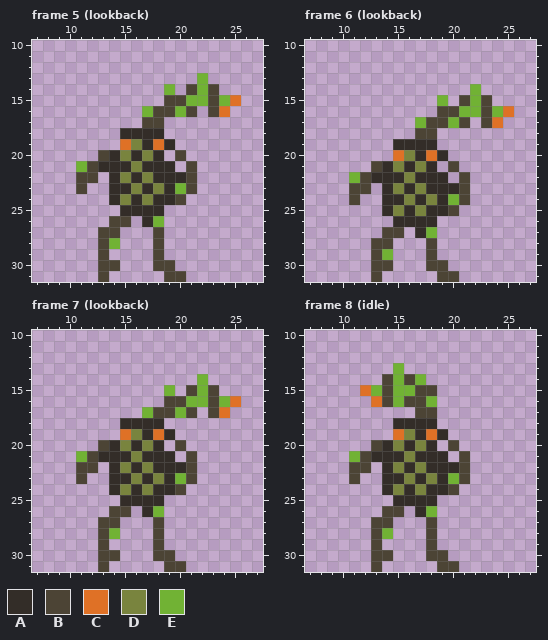
Two versions of one pixel-art file, assets/mvania19/soldierorange.aseprite. The picture above is the old version.
32x32 pixels, 8 frames. Shown: frame 5 (lookback): x 7..27, y 10..31; frame 6 (lookback): x 7..27, y 10..31; frame 7 (lookback): x 7..27, y 10..31; frame 8 (idle): x 7..27, y 10..31. The commit also changed other frames, which this record leaves out.
Palette (. is transparent): A #332d28  B #4c4435  C #df7126  D #79843e  E #71b234
Pixels before, frame 5 (lookback), first column x 11:
13 ...........E...
14 ........E.BEB..
15 ........BBEEBEC
16 ......EBBEB.BC.
17 ......BB.......
18 ....AAAA.......
19 ....CDACA......
20 ..BADADA.B.....
21 EBAAADAAA.B....
22 BB.ADADAAAB....
23 B..AADADAEB....
24 ...ADADAAB.....
25 ....AAAA.......
26 ...BB.AE.......
27 ..BB...B.......
28 ..BE...B.......
29 ..B....B.......
30 ..BB...BB......
31 ..B.....BB.....
Pixels before, frame 6 (lookback), first column x 11:
14 ...........E...
15 ........E.BEB..
16 ........BBEEBEC
17 ......EBBEB.BC.
18 ......BB.......
19 ....AAAA.......
20 ....CDACA......
21 ..BADADA.B.....
22 EBAAADAAA.B....
23 BB.ADADAAAB....
24 B..AADADAEB....
25 ...ADADAAB.....
26 ....AAAA.......
27 ...BB.AE.......
28 ..BB...B.......
29 ..BE...B.......
30 ..BB...BB......
31 ..B.....BB.....
Pixels before, frame 7 (lookback), first column x 11:
14 ...........E...
15 ........E.BEB..
16 ........BBEEBEC
17 ......EBBEB.BC.
18 ....AAAA.......
19 ....CDACA......
20 ..BADADA.B.....
21 EBAAADAAA.B....
22 BB.ADADAAAB....
23 B..AADADAEB....
24 ...ADADAAB.....
25 ....AAAA.......
26 ...BB.AE.......
27 ..BB...B.......
28 ..BE...B.......
29 ..B....B.......
30 ..BB...BB......
31 ..B.....BB.....
Pixels before, frame 8 (idle), first column x 11:
13 ....E......
14 ...BEBE....
15 .CEBEEBB...
16 ..CBEBBE...
17 ......BB...
18 ....AAAA...
19 ....CDACA..
20 ..BADADA.B.
21 EBAAADAAA.B
22 BB.ADADAAAB
23 B..AADADAEB
24 ...ADADAAB.
25 ....AAAA...
26 ...BB.AE...
27 ..BB...B...
28 ..BE...B...
29 ..B....B...
30 ..BB...BB..
31 ..B.....BB.
The same view after the edit:
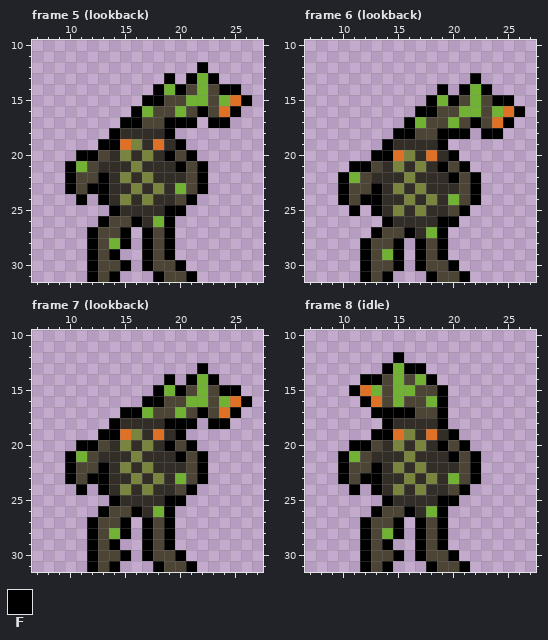
Colours new in this view: F #000000
Changes in this commit:
Frame 5 (lookback):
y 12: x 22 . -> F
y 13: x 19 . -> F; x 21 . -> F; x 23 . -> F
y 14: x 18 . -> F; x 20 . -> F; x 24..25 .. -> FF
y 15: x 17..18 .. -> FF; x 26 . -> F
y 16: x 16 . -> F; x 22 . -> F; x 25 . -> F
y 17: x 15..16 .. -> FF; x 19..21 ... -> FFF; x 23..24 .. -> FF
y 18: x 14 . -> F; x 19 . -> F
y 19: x 13..14 .. -> FF; x 20 . -> F
y 20: x 11..12 .. -> FF; x 19 . -> F; x 21 . -> F
y 21: x 10 . -> F; x 20 . -> F; x 22 . -> F
y 22: x 10 . -> F; x 13 . -> F; x 22 . -> F
y 23: x 10 . -> F; x 12..13 .. -> FF; x 22 . -> F
y 24: x 11 . -> F; x 13 . -> F; x 21 . -> F
y 25: x 14 . -> F; x 19..20 .. -> FF
y 26: x 13 . -> F; x 16 . -> F; x 19 . -> F
y 27..28: x 12 . -> F; x 15 . -> F; x 17 . -> F; x 19 . -> F
y 29: x 12 . -> F; x 14 . -> F; x 17 . -> F; x 19 . -> F
y 30: x 12 . -> F; x 15 . -> F; x 17 . -> F; x 20 . -> F
y 31: x 12 . -> F; x 14 . -> F; x 18 . -> F; x 21 . -> F
Frame 6 (lookback):
y 13: x 22 . -> F
y 14: x 19 . -> F; x 21 . -> F; x 23 . -> F
y 15: x 18 . -> F; x 20 . -> F; x 24..25 .. -> FF
y 16: x 17..18 .. -> FF; x 26 . -> F
y 17: x 16 . -> F; x 22 . -> F; x 25 . -> F
y 18: x 15..16 .. -> FF; x 19..21 ... -> FFF; x 23..24 .. -> FF
y 19: x 14 . -> F; x 19 . -> F
y 20: x 13..14 .. -> FF; x 20 . -> F
y 21: x 11..12 .. -> FF; x 19 . -> F; x 21 . -> F
y 22: x 10 . -> F; x 20 . -> F; x 22 . -> F
y 23: x 10 . -> F; x 13 . -> F; x 22 . -> F
y 24: x 10 . -> F; x 12..13 .. -> FF; x 22 . -> F
y 25: x 11 . -> F; x 13 . -> F; x 21 . -> F
y 26: x 14 . -> F; x 19..20 .. -> FF
y 27: x 13 . -> F; x 16 . -> F; x 19 . -> F
y 28..29: x 12 . -> F; x 15 . -> F; x 17 . -> F; x 19 . -> F
y 30: x 12 . -> F; x 15 . -> F; x 17 . -> F; x 20 . -> F
y 31: x 12 . -> F; x 14 . -> F; x 18 . -> F; x 21 . -> F
Frame 7 (lookback):
y 13: x 22 . -> F
y 14: x 19 . -> F; x 21 . -> F; x 23 . -> F
y 15: x 18 . -> F; x 20 . -> F; x 24..25 .. -> FF
y 16: x 17..18 .. -> FF; x 26 . -> F
y 17: x 15..16 .. -> FF; x 22 . -> F; x 25 . -> F
y 18: x 14 . -> F; x 19..21 ... -> FFF; x 23..24 .. -> FF
y 19: x 13..14 .. -> FF; x 20 . -> F
y 20: x 11..12 .. -> FF; x 19 . -> F; x 21 . -> F
y 21: x 10 . -> F; x 20 . -> F; x 22 . -> F
y 22: x 10 . -> F; x 13 . -> F; x 22 . -> F
y 23: x 10 . -> F; x 12..13 .. -> FF; x 22 . -> F
y 24: x 11 . -> F; x 13 . -> F; x 21 . -> F
y 25: x 14 . -> F; x 19..20 .. -> FF
y 26: x 13 . -> F; x 16 . -> F; x 19 . -> F
y 27..28: x 12 . -> F; x 15 . -> F; x 17 . -> F; x 19 . -> F
y 29: x 12 . -> F; x 14 . -> F; x 17 . -> F; x 19 . -> F
y 30: x 12 . -> F; x 15 . -> F; x 17 . -> F; x 20 . -> F
y 31: x 12 . -> F; x 14 . -> F; x 18 . -> F; x 21 . -> F
Frame 8 (idle):
y 12: x 15 . -> F
y 13: x 14 . -> F; x 16..17 .. -> FF
y 14: x 12..13 .. -> FF; x 18 . -> F
y 15: x 11 . -> F; x 19 . -> F
y 16: x 12 . -> F; x 19 . -> F
y 17: x 13..16 .... -> FFFF; x 19 . -> F
y 18: x 14 . -> F; x 19 . -> F
y 19: x 13..14 .. -> FF; x 20 . -> F
y 20: x 11..12 .. -> FF; x 19 . -> F; x 21 . -> F
y 21: x 10 . -> F; x 20 . -> F; x 22 . -> F
y 22: x 10 . -> F; x 13 . -> F; x 22 . -> F
y 23: x 10 . -> F; x 12..13 .. -> FF; x 22 . -> F
y 24: x 11 . -> F; x 13 . -> F; x 21 . -> F
y 25: x 14 . -> F; x 19..20 .. -> FF
y 26: x 13 . -> F; x 16 . -> F; x 19 . -> F
y 27..28: x 12 . -> F; x 15 . -> F; x 17 . -> F; x 19 . -> F
y 29: x 12 . -> F; x 14 . -> F; x 17 . -> F; x 19 . -> F
y 30: x 12 . -> F; x 15 . -> F; x 17 . -> F; x 20 . -> F
y 31: x 12 . -> F; x 14 . -> F; x 18 . -> F; x 21 . -> F
Boxes around the changes in both pictures, in picture pixels (x1, y1, x2, y2):
added: (65, 62, 252, 282)
added: (338, 73, 525, 282)
added: (65, 363, 252, 572)
added: (338, 352, 481, 572)
